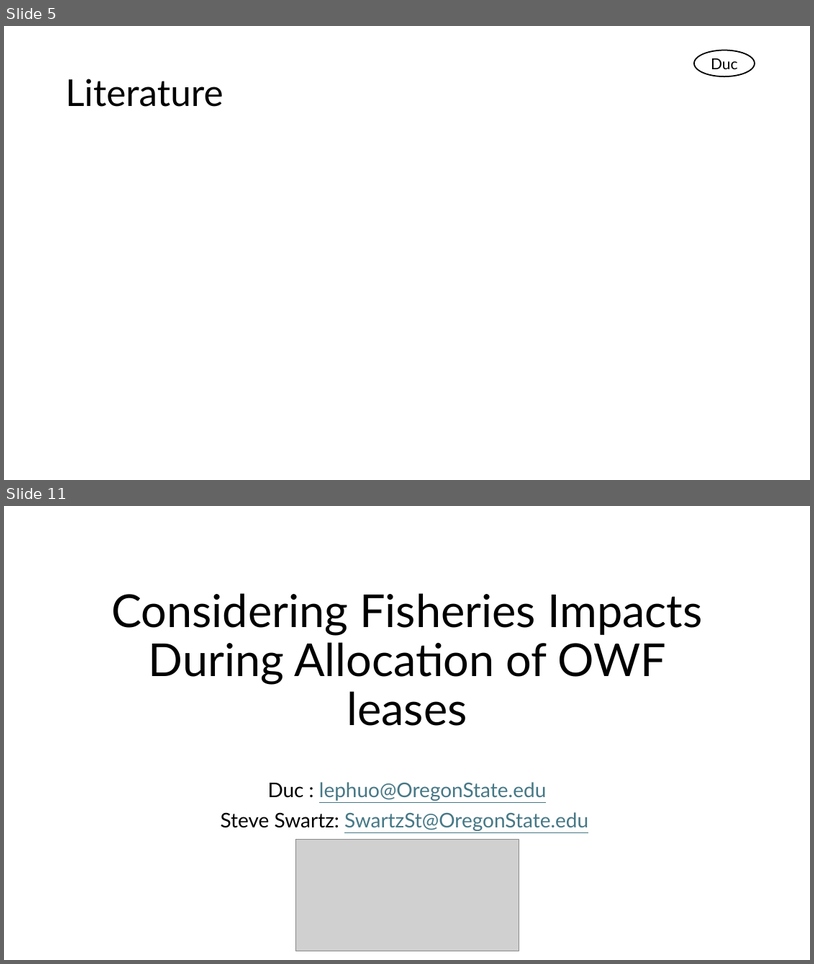
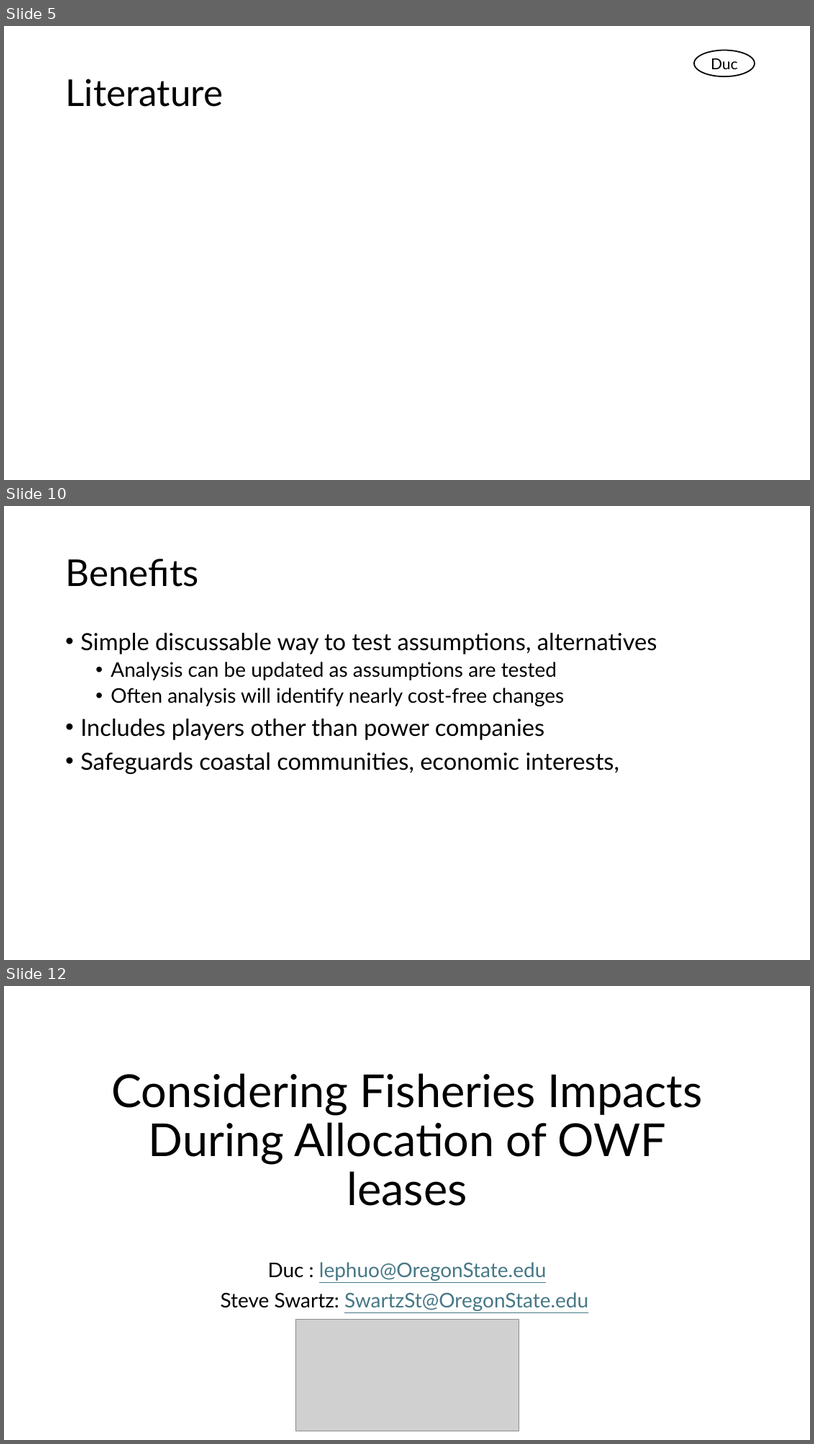
Before and after one commit to Duc1e/Wind-Turbine-Project-GEOG563, a slide deck: Documents/May Presentation.pptx. Shown one above the other, each under a label of ours: slides 5 and 11 before the commit, slides 5, 10 and 12 after it; the slides between them are not shown. The pictures are 814x964 and 814x1444 pixels, drawn with LibreOffice and Linux fonts; fonts in the diff are those of the drawing; grey boxes stand for pictures. Boxes give left, top, right and bottom in pixels: in the first picture for what was removed or moved away, otherwise in the second. Text is boxed around its words. In the diff, an @@ line names an element or a change of style, - is before the commit and + after.

```diff
--- a/Documents/May Presentation.pptx
+++ b/Documents/May Presentation.pptx
@@ slide 10 added at (4,506,810,960), background #FFFFFF @@
@@ title added at (65,559,198,587), 44 pt, text #000000 @@
+Benefits
@@ text added at (80,633,658,774), 28 pt, text #000000 @@
+• Simple discussable way to test assumptions, alternatives
+  • Analysis can be updated as assumptions are tested
+  • Often analysis will identify nearly cost-free changes
+• Includes players other than power companies
+• Safeguards coastal communities, economic interests,
@@ what was slide 11 is now slide 12 @@
```
Also in this commit, not shown: 5 other slides added, 5 slides removed.
